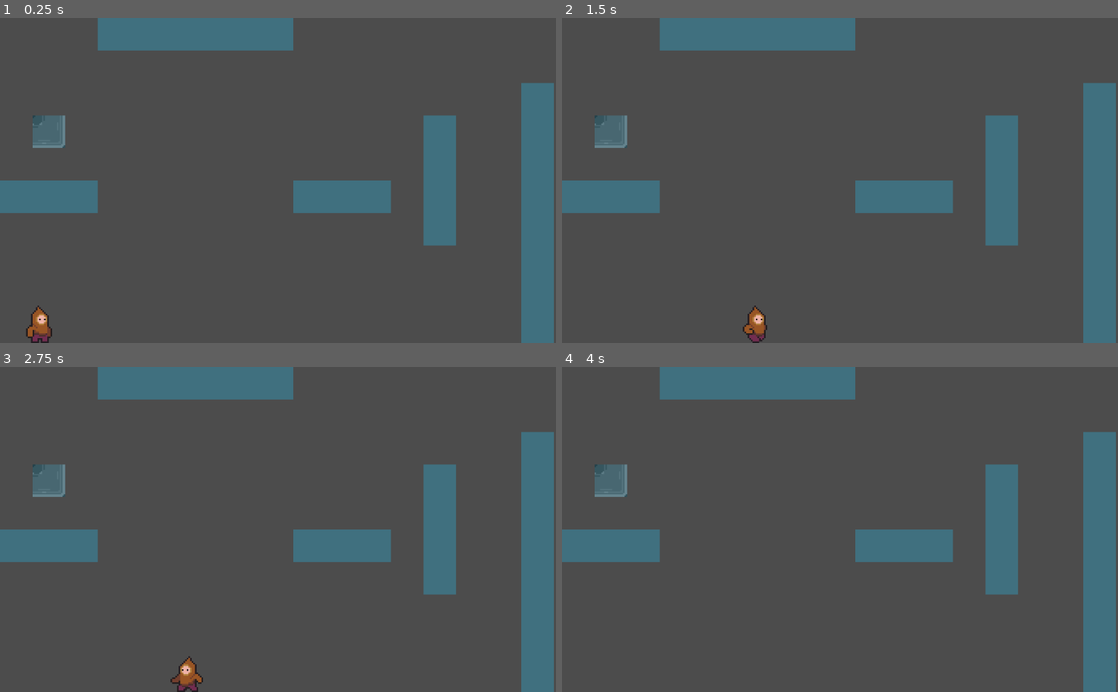
Above: before the commit, frames 1-4 (two rows, left to right).
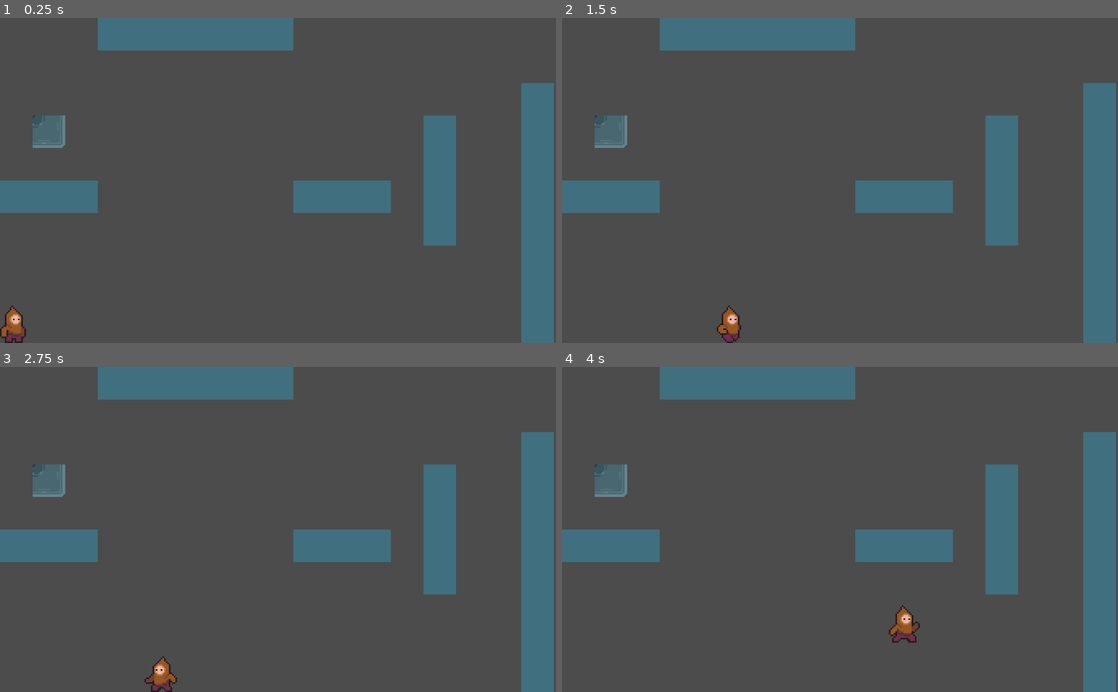
Above: after the commit, the same moments.

Repository: PaulStamas/Manlet
Game: Godot game, scene res://Scenes/Main.tscn
The game is run twice, just before and just after one commit, with the same random seed, the same clock (stepped at 60 frames per second) and the same inputs. The engine's default icon, where the game draws it, is replaced by a stand-in: a white triangle on a blue panel in a dark square.
Inputs:
- Up to frame 1 (0.25 s): no input
- Up to frame 2 (1.5 s): hold Right (ui_right) from 0.53 s (still down); tap Up (ui_up) at 0.77 s
- Up to frame 3 (2.75 s): tap Up (ui_up) at 1.52 s; release Right (ui_right) at 2.03 s; hold Left (ui_left) from 2.03 s (still down)
- Up to frame 4 (4 s): release Left (ui_left) at 2.78 s; hold Right (ui_right) from 2.78 s (still down); tap Up (ui_up) at 3.02, 3.77 s

The runs differ from the first frame. In frame 1, 0.7% of the frame differs, in the area x 0-10%, y 88-100%; in frame 2, 0.7%; in frame 3, 0.7%; in frame 4, 0.4%.

Commit message:
pixelated rope

Diff:
--- a/Manlet v0.0.1/Scenes/Main.gd
+++ b/Manlet v0.0.1/Scenes/Main.gd
@@ -10,9 +10,9 @@
 func _ready():
 	pass # Replace with function body.
 
-func _draw():
-	if $Player.hook_shot.get_class() == "Area2D":
-		draw_line($Player.position, $HookShot.position, Color(.5, 1, 0), 5)
+#func _draw():
+	#if $Player.hook_shot.get_class() == "Area2D":
+		#draw_line($Player.position, $HookShot.position, Color(.5, 1, 0), 5)
 # Called every frame. 'delta' is the elapsed time since the previous frame.
-func _process(delta):
-	update()
+#func _process(delta):
+	#update()
--- a/Manlet v0.0.1/Scenes/Main.tscn
+++ b/Manlet v0.0.1/Scenes/Main.tscn
@@ -1,13 +1,15 @@
-[gd_scene load_steps=6 format=2]
+[gd_scene load_steps=9 format=2]
 
 [ext_resource path="res://Scenes/Player.tscn" type="PackedScene" id=1]
+[ext_resource path="res://Scenes/Rope.gd" type="Script" id=2]
+[ext_resource path="res://pixil-frame-0 (3).png" type="Texture" id=3]
 [ext_resource path="res://Scenes/Main.gd" type="Script" id=4]
 [ext_resource path="res://Art/CavernyCavesTilesset24x24.png" type="Texture" id=5]
 
-[sub_resource type="ConvexPolygonShape2D" id=4]
+[sub_resource type="ConvexPolygonShape2D" id=1]
 points = PoolVector2Array( 0, 0, 240, 0, 240, 240, 0, 240 )
 
-[sub_resource type="TileSet" id=3]
+[sub_resource type="TileSet" id=2]
 0/name = "CavernyCavesTilesset24x24.png 0"
 0/texture = ExtResource( 5 )
 0/tex_offset = Vector2( 0, 0 )
@@ -39,27 +41,50 @@
 1/navigation_offset = Vector2( 0, 0 )
 1/shape_offset = Vector2( 0, 0 )
 1/shape_transform = Transform2D( 1, 0, 0, 1, 0, 0 )
-1/shape = SubResource( 4 )
+1/shape = SubResource( 1 )
 1/shape_one_way = false
 1/shape_one_way_margin = 1.0
 1/shapes = [ {
 "autotile_coord": Vector2( 0, 0 ),
 "one_way": false,
 "one_way_margin": 1.0,
-"shape": SubResource( 4 ),
+"shape": SubResource( 1 ),
 "shape_transform": Transform2D( 1, 0, 0, 1, 0, 0 )
 } ]
 1/z_index = 0
+
+[sub_resource type="TileSet" id=3]
+0/name = "Segment"
+0/texture = ExtResource( 3 )
+0/tex_offset = Vector2( 0, 0 )
+0/modulate = Color( 1, 1, 1, 1 )
+0/region = Rect2( 0, 0, 30, 30 )
+0/tile_mode = 0
+0/occluder_offset = Vector2( 0, 0 )
+0/navigation_offset = Vector2( 0, 0 )
+0/shape_offset = Vector2( 0, 0 )
+0/shape_transform = Transform2D( 1, 0, 0, 1, 0, 0 )
+0/shape_one_way = false
+0/shape_one_way_margin = 0.0
+0/shapes = [  ]
+0/z_index = 0
 
 [node name="Node2D" type="Node2D"]
 script = ExtResource( 4 )
 
 [node name="Player" parent="." instance=ExtResource( 1 )]
-position = Vector2( 72.0182, 544.245 )
+position = Vector2( 24.1351, 567.863 )
 
 [node name="TileMap" type="TileMap" parent="."]
 scale = Vector2( 0.25, 0.25 )
-tile_set = SubResource( 3 )
+tile_set = SubResource( 2 )
 cell_size = Vector2( 240, 240 )
 format = 1
 tile_data = PoolIntArray( 3, 1610612737, 0, 4, 1610612737, 0, 5, 1610612737, 0, 6, 1610612737, 0, 7, 1610612737, 0, 8,  …(705 unchanged characters)…
+
+[node name="Rope" type="TileMap" parent="."]
+scale = Vector2( 0.333, 0.333 )
+tile_set = SubResource( 3 )
+cell_size = Vector2( 10, 10 )
+format = 1
+script = ExtResource( 2 )
--- /dev/null
+++ b/Manlet v0.0.1/Scenes/Rope.gd
@@ -0,0 +1,47 @@
+extends TileMap
+
+
+# Declare member variables here. Examples:
+# var a = 2
+# var b = "text"
+var player_position
+var hook_position
+var rope_length
+var rope_rise
+var rope_run
+
+var d
+var incr_e
+var incr_ne
+var new_x
+var new_y
+
+# Called when the node enters the scene tree for the first time.
+func _ready():
+	pass
+
+func _process(delta):
+	if $"/root/Global".player.hook_shot.get_class() == "Area2D":
+		if $"/root/Global".hook_shot.speed != 0:
+			clear()
+			player_position = $"/root/Global".player.position / Vector2(3.3333, 3.3333)
+			hook_position = $"/root/Global".hook_shot.position / Vector2(3.3333, 3.3333)
+			var points = interpolated_line(player_position, hook_position)
+			for i in len(points):
+				var point = Vector2(points[i][0], points[i][1])
+				set_cellv(point, 0)
+		else:
+			clear()
+
+func interpolated_line(p0, p1):
+	var points = []
+	if p0 == p1:
+		return(points)
+	var dx = p1[0] - p0[0]
+	var dy = p1[1] - p0[1]
+	var N = max(abs(dx), abs(dy))
+	for i in N + 1:
+		var t = float(i) / float(N)
+		var point = [round(lerp(p0[0], p1[0], t)), round(lerp(p0[1], p1[1], t))]
+		points.append(point)
+	return points
--- a/Manlet v0.0.1/Scripts/Global.gd
+++ b/Manlet v0.0.1/Scripts/Global.gd
@@ -1,9 +1,13 @@
 extends Node
 
 var player
+var hook_shot
 
 func _ready():
 	pass # Replace with function body.
 
 func register_player(in_player):
 	player = in_player
+
+func register_hook_shot(in_hook_shot):
+	hook_shot = in_hook_shot
--- a/Manlet v0.0.1/Scripts/HookShot.gd
+++ b/Manlet v0.0.1/Scripts/HookShot.gd
@@ -9,6 +9,9 @@
 var exists = false
 var direction
 # Called when the node enters the scene tree for the first time.
+func _ready():
+	$"/root/Global".register_hook_shot(self)
+
 func init(fire_speed, dir, init_position, visibility):
 	direction = dir
 	speed = fire_speed
Binary file added: Manlet v0.0.1/pixil-frame-0 (3).png
Not shown, added: Manlet v0.0.1/pixil-frame-0 (3).png.import
